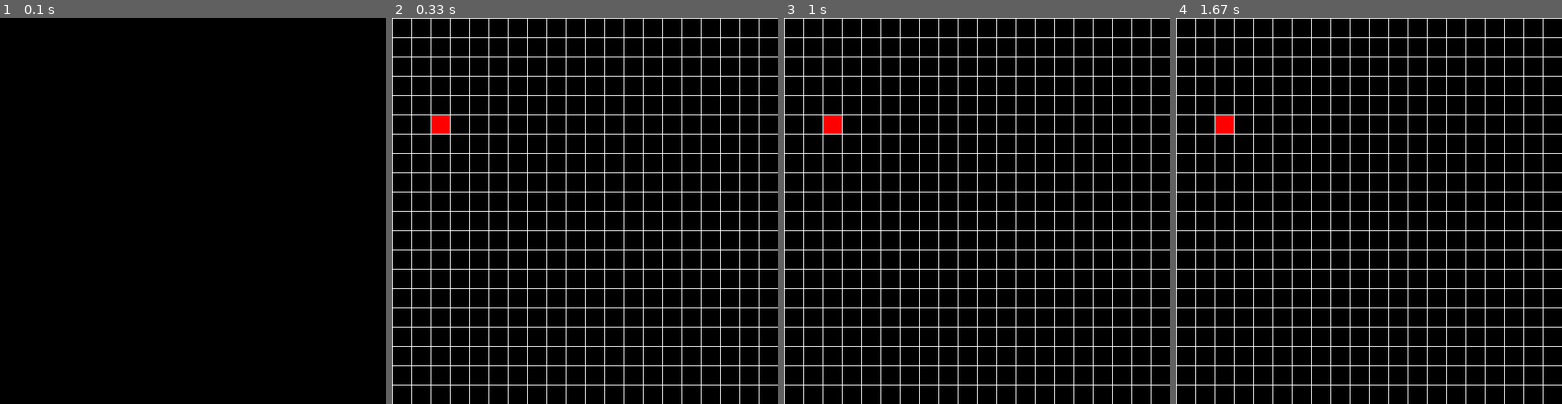
Above: before the commit, frames 1-4 (left to right).
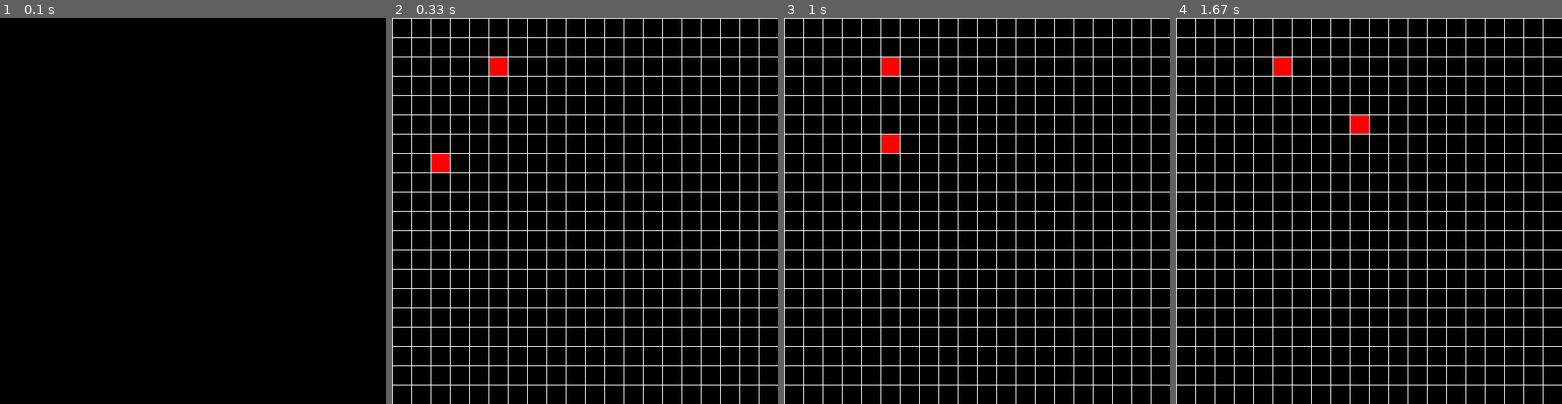
Above: after the commit, the same moments.

Repository: Jakub93-vim/PyGame
Game: pygame game, started from SnakeGame.py
Two runs of this game, one before a commit and one after it. Both use one fixed random seed, a clock stepped at 60 frames per second and the inputs below.
Inputs:
- Up to frame 1 (0.1 s): no input
- Up to frame 2 (0.33 s): no input
- Up to frame 3 (1 s): hold Right 0.33-0.8 s; hold Up from 0.83 s (still down)
- Up to frame 4 (1.67 s): release Up at 1.17 s; hold Right from 1.2 s (still down)

Frame 1 is identical in both runs. In frame 2, 0.7% of the frame differs, in the area x 10-30%, y 10-40%; in frame 3, 0.7%; in frame 4, 0.7%.

Commit message:
snake goes on the edge of the display

Diff:
--- a/SnakeGame.py
+++ b/SnakeGame.py
@@ -8,6 +8,7 @@
 height = 500
 rows = 20
 
+pygame.init()
 win = pygame.display.set_mode((width, height))
 
 class cube(object):
@@ -20,8 +21,7 @@
 
     def move(self, dirnx, dirny):
         dis = width/rows
-        self.pos[0] += dirnx * dis
-        self.pos[1] += dirny * dis
+        self.pos = (self.pos[0] + dirnx * dis, self.pos[1] + dirny * dis)
 
     def draw(self, surface):
 
@@ -29,10 +29,13 @@
 
 class snake(object):
     body = []
+    turns = {}
     def __init__(self, color, pos):
 
         self.color = color
-        self.body.append(cube(pos))
+        self.head = cube(pos)
+        self.body.append(self.head)
+        self.body.append(cube([126,51]))
         self.dirnx = 0
         self.dirny = 1
 
@@ -46,19 +49,35 @@
             if keys[pygame.K_LEFT]:
                 self.dirnx = -1
                 self.dirny = 0
+                self.turns[self.head.pos[:]] = [self.dirnx, self.dirny]
             if keys[pygame.K_UP]:
                 self.dirnx = 0
                 self.dirny = -1
+                self.turns[self.head.pos[:]] = [self.dirnx, self.dirny]
             if keys[pygame.K_DOWN]:
                 self.dirnx = 0
                 self.dirny = 1
+                self.turns[self.head.pos[:]] = [self.dirnx, self.dirny]
             if keys[pygame.K_RIGHT]:
                 self.dirnx = 1
                 self.dirny = 0
+                self.turns[self.head.pos[:]] = [self.dirnx, self.dirny]
+
+        body_part = self.body[0]
+        body_position = body_part.pos
+        if body_position in self.turns:
+            turn = self.turns[body_position]
+            body_part.move(turn[0],turn[1])
+        else:
+            print (self.body[0].pos[0])
+            if self.body[0].pos[0] <= 1:
+                body_part.pos = (body_position[0]+500,body_position[1])
+            body_part.move(self.dirnx, self.dirny)
 
     def draw(self, surface):
 
         self.body[0].draw(surface)
+        self.body[1].draw(surface)
 
 
 def redrawWindow(surface):
@@ -89,6 +108,7 @@
         for event in pygame.event.get():
             if event.type == pygame.QUIT:
                 pygame.quit()
+                exit()
 
         pygame.time.delay(150)
         s.move()
